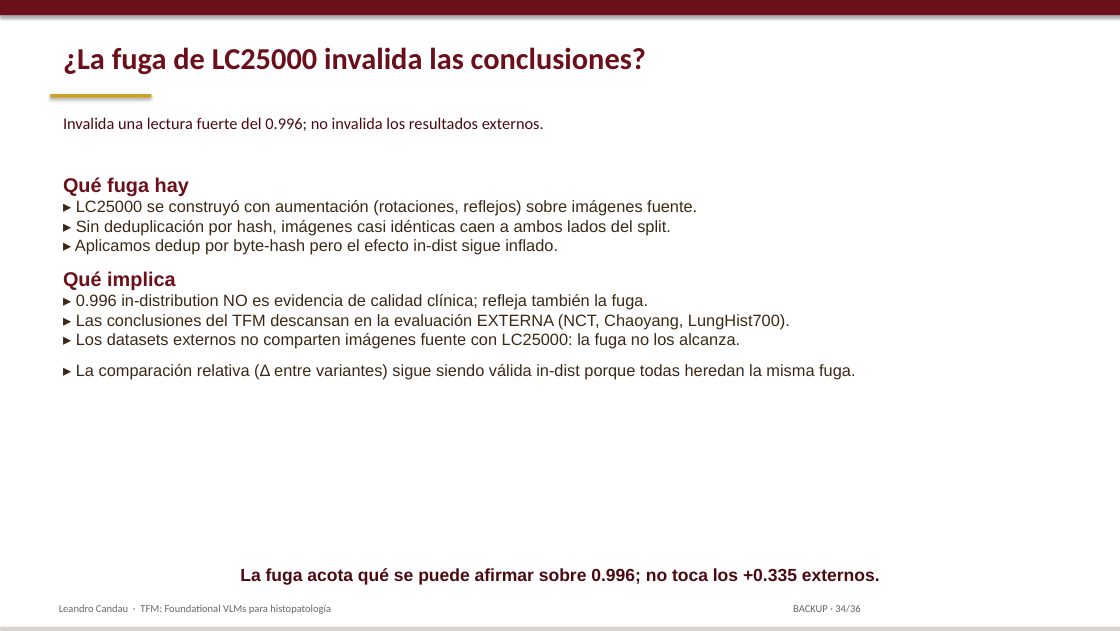
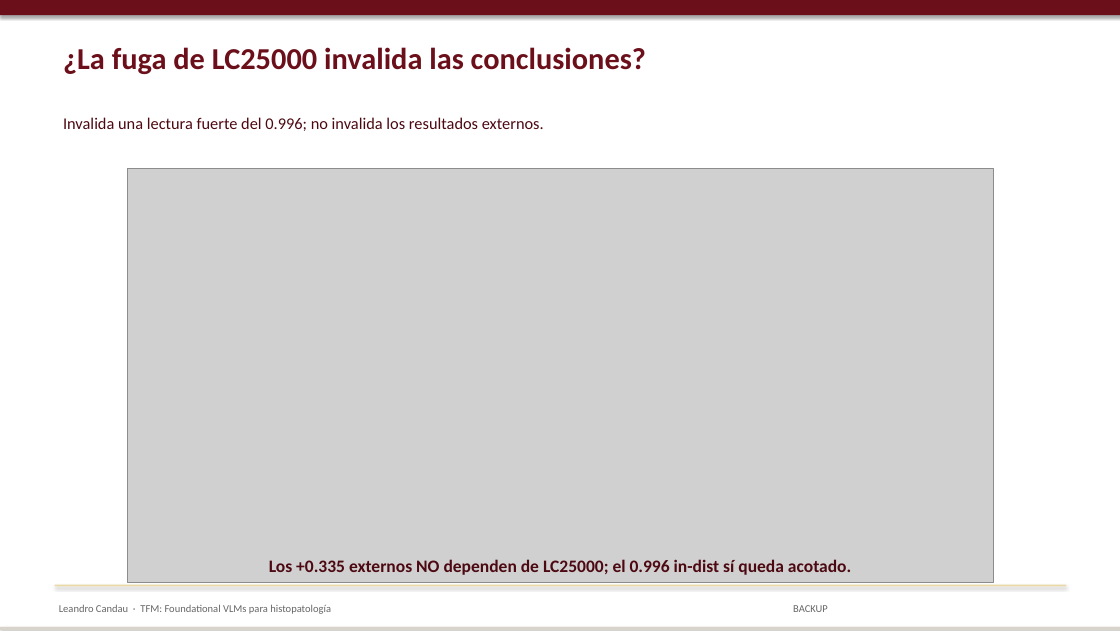
Before and after one commit to lcandau/histopathology-clip-lab, a slide deck: slide 34 of report/TFM_defense.pptx. Drawn at 1120x631 pixels with LibreOffice and Linux fonts; fonts in the diff are those of the drawing; grey boxes stand for pictures. Boxes give left, top, right and bottom in pixels: in the first picture for what was removed or moved away, otherwise in the second. Text is boxed around its words. In the diff, an @@ line names an element or a change of style, - is before the commit and + after.

```diff
--- a/report/TFM_defense.pptx
+++ b/report/TFM_defense.pptx
@@ rectangle removed at (x1=50, y1=94, x2=151, y2=98) @@
@@ text removed at (x1=63, y1=177, x2=855, y2=380) @@
-Qué fuga hay
-▸ LC25000 se construyó con aumentación (rotaciones, reflejos) sobre imágenes fuente.
-▸ Sin deduplicación por hash, imágenes casi idénticas caen a ambos lados del split.
-▸ Aplicamos dedup por byte-hash pero el efecto in-dist sigue inflado.
-Qué implica
-▸ 0.996 in-distribution NO es evidencia de calidad clínica; refleja también la fuga.
-▸ Las conclusiones del TFM descansan en la evaluación EXTERNA (NCT, Chaoyang, LungHist700).
-▸ Los datasets externos no comparten imágenes fuente con LC25000: la fuga no los alcanza.
-▸ La comparación relativa (Δ entre variantes) sigue siendo válida in-dist porque todas heredan la misma fuga.
@@ picture added at (x1=127, y1=168, x2=993, y2=583) @@
@@ text at (x1=269, y1=559, x2=851, y2=575): text changed; font Arial to Calibri @@
-La fuga acota qué se puede afirmar sobre 0.996; no toca los +0.335 externos.
+Los +0.335 externos NO dependen de LC25000; el 0.996 in-dist sí queda acotado.
@@ rectangle added at (x1=55, y1=584, x2=1066, y2=586), fill #EBD9A8 @@
@@ text at (x1=793, y1=605, x2=828, y2=612): text changed @@
-BACKUP · 34/36
+BACKUP
```
Also in this commit, not shown: 29 other slides changed, 4 other files.
